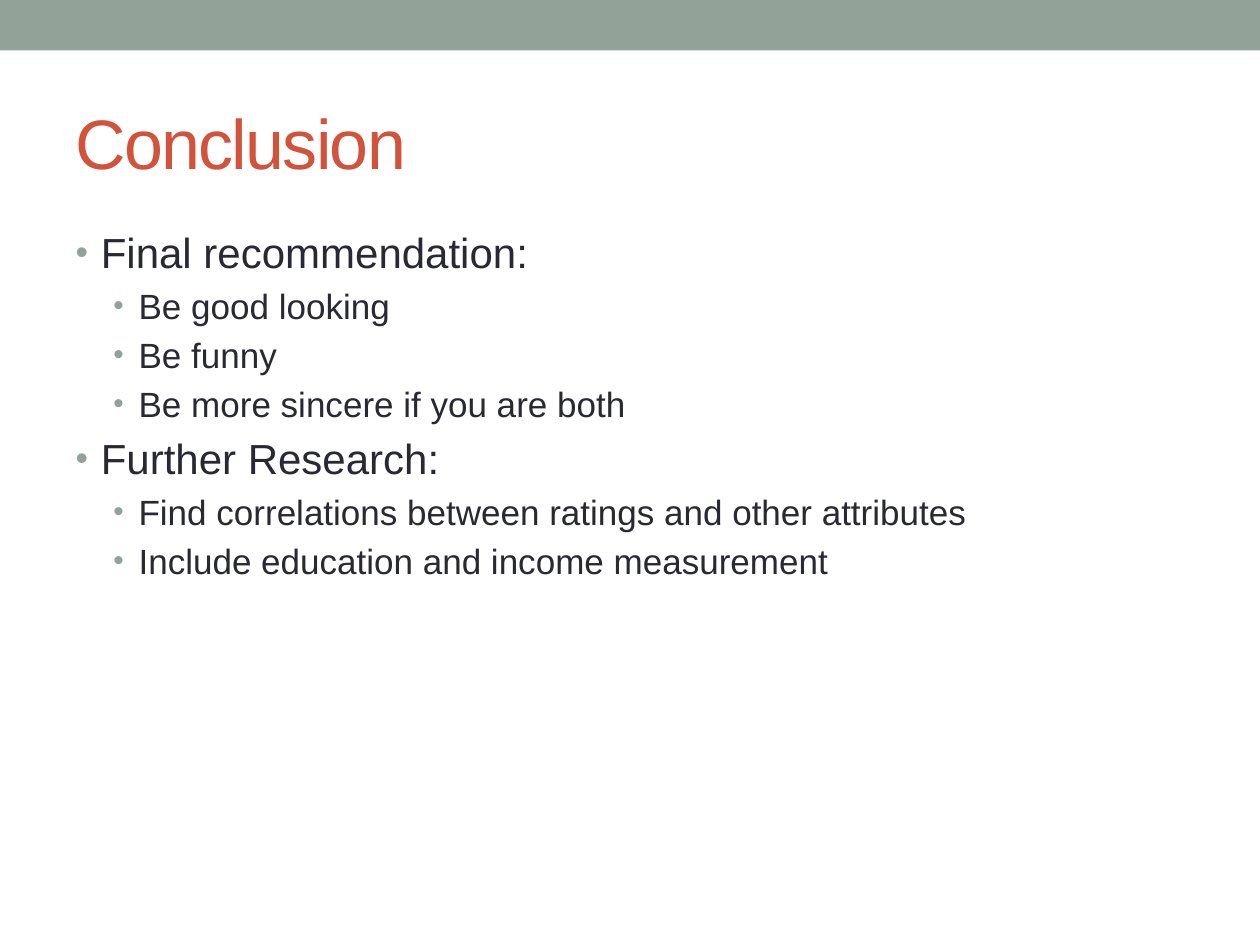
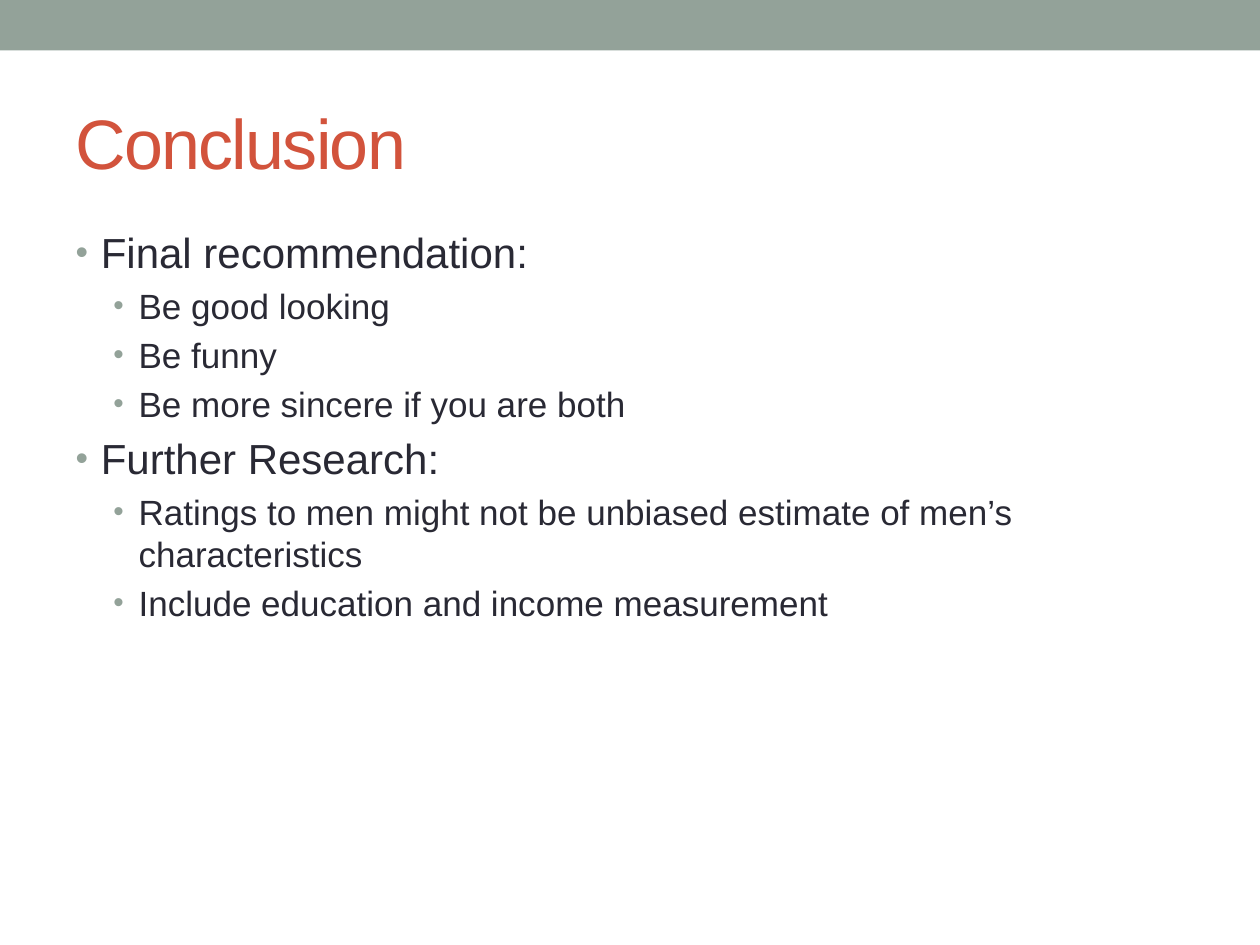
Before and after one commit to jonathanbae/4559Project1, a slide deck: slide 8 of baej.lih.project-1 Presentation.pptx. Drawn at 1260x945 pixels with LibreOffice and Linux fonts; fonts in the diff are those of the drawing. Boxes give left, top, right and bottom in pixels: in the first picture for what was removed or moved away, otherwise in the second. Text is boxed around its words. In the diff, an @@ line names an element or a change of style, - is before the commit and + after.

Commit message:
slide

```diff
--- a/baej.lih.project-1 Presentation.pptx
+++ b/baej.lih.project-1 Presentation.pptx
@@ text at (139, 499, 1012, 568): text changed @@
-  • Find correlations between ratings and other attributes
+  • Ratings to men might not be unbiased estimate of men’s characteristics
```
Also in this commit, not shown: 1 other slide changed, 1 slide added, 1 slide removed.
